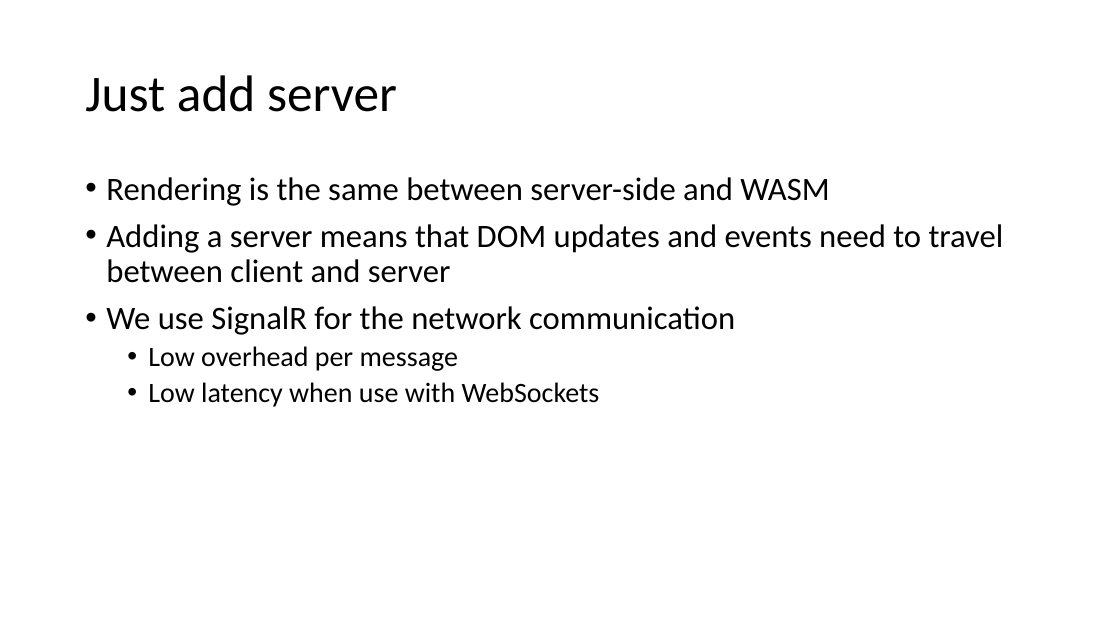
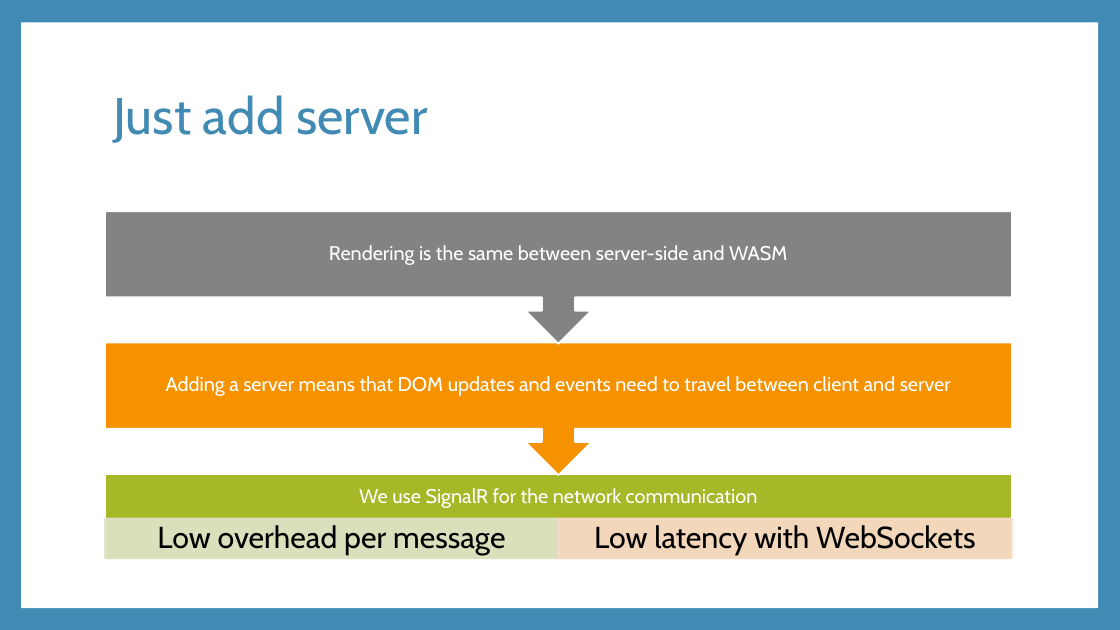
Before and after one commit to rynowak/Presentations, a slide deck: slide 19 of 2019/AusNzMeetups/blazor/slides.pptx (slide 14 before the commit). Drawn at 1120x630 pixels with LibreOffice and Linux fonts; fonts in the diff are those of the drawing. Boxes give left, top, right and bottom in pixels: in the first picture for what was removed or moved away, otherwise in the second. Text is boxed around its words. In the diff, an @@ line names an element or a change of style, - is before the commit and + after.

```diff
--- a/2019/AusNzMeetups/blazor/slides.pptx
+++ b/2019/AusNzMeetups/blazor/slides.pptx
@@ background #FFFFFF to #418AB3 @@
@@ rectangle added at (21, 23, 1098, 608), fill #FFFFFF @@
@@ title "Just add server": place and size @@
-title "Just add server" at (85, 75, 397, 112)
+title "Just add server" at (113, 95, 428, 143)
@@ title "Just add server" at (113, 95, 428, 143): font Calibri to Cabin, text colour #000000 to #418AB3 @@
@@ text removed at (106, 177, 1004, 407) @@
-• Rendering is the same between server-side and WASM
-• Adding a server means that DOM updates and events need to travel between client and server
-• We use SignalR for the network communication
-  • Low overhead per message
-  • Low latency when use with WebSockets
@@ group added at (105, 211, 1012, 560): 5 texts, 3 rectangles, 2 up arrow callouts @@
+We use SignalR for the network communication
+Low overhead per message
+Low latency with WebSockets
+Adding a server means that DOM updates and events need to travel between client and server
+Rendering is the same between server-side and WASM
```
Also in this commit, not shown: 16 other slides changed, 11 slides added, 3 slides removed, 16 other files.
